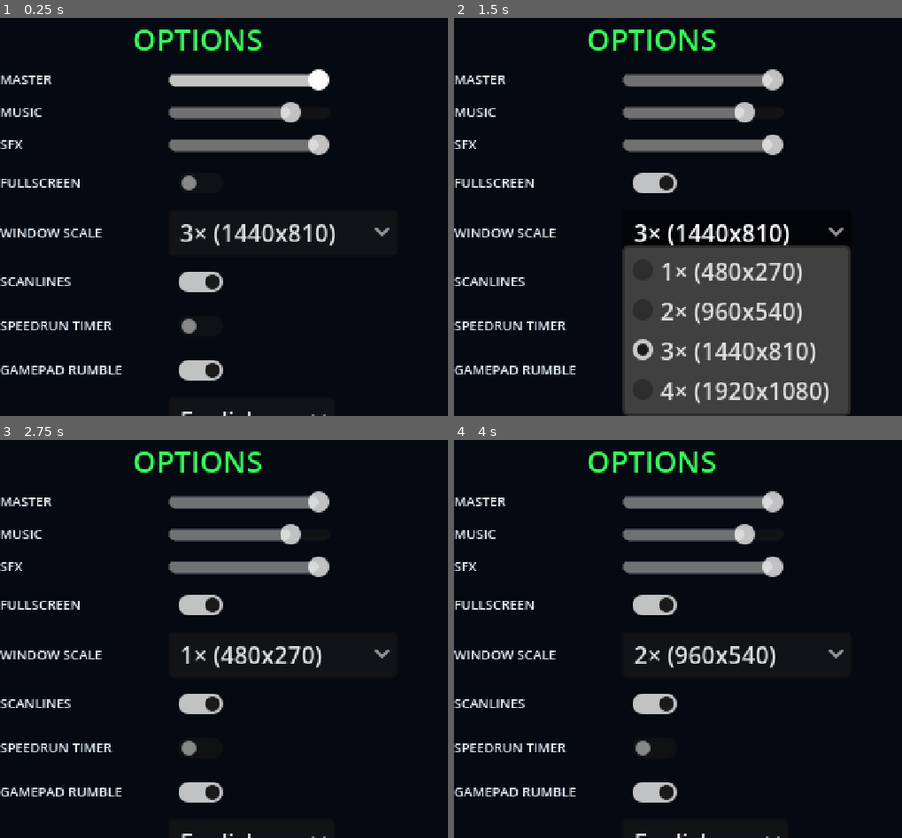
Above: before the commit, frames 1-4 (two rows, left to right).
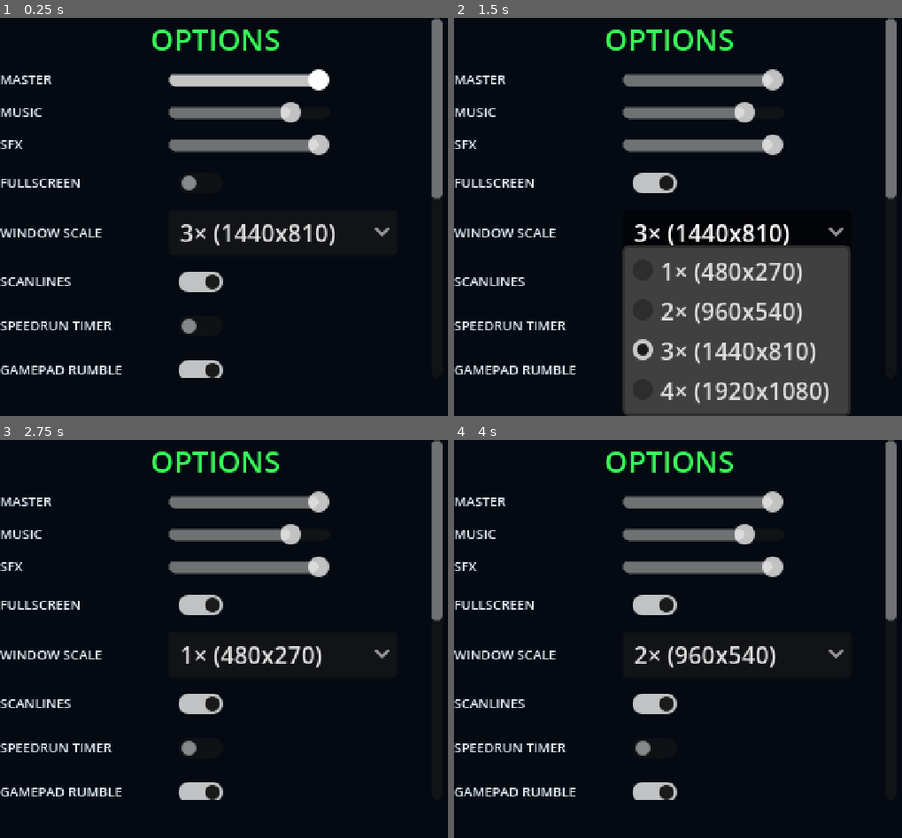
Above: after the commit, the same moments.

Repository: Flam-John/Credia-Guardians
Game: Godot game, scene res://scenes/ui/options_menu.tscn
Two runs of this game, one before a commit and one after it. Both use one fixed random seed, a clock stepped at 60 frames per second and the inputs below. This scene is started directly instead of the project's main scene.
Inputs (mouse positions are in pixels of both pictures, inside the frame that each line leads up to):
- Up to frame 1 (0.25 s): no input
- Up to frame 2 (1.5 s): click (655, 181) at 0.52 s; click "3× (1440x810)" at 1.25 s
- Up to frame 3 (2.75 s): click (201, 702) at 2.02 s
- Up to frame 4 (4 s): click "1× (480x270)" at 2.75 s; click (655, 746) at 3.52 s

The runs differ from the first frame. In frame 1, 2.4% of the frame differs, in the area x 30-99%, y 0-100%; in frame 2, 2.3%; in frame 3, 2.4%; in frame 4, 2.4%.

Commit message:
feat(ui): scrollable options menu
The options column outgrew the 270px screen (audio + video + language +
key binds). Wrap it in a ScrollContainer with follow_focus so keyboard/
gamepad navigation auto-scrolls; wheel scrolls the page. Sliders set
scrollable=false so wheel-scrolling past them cannot silently drift
volumes (review catch).

Diff:
--- a/src/ui/options_menu.gd
+++ b/src/ui/options_menu.gd
@@ -30,7 +30,17 @@
 		items.append(_bind_row(action))
 	items.append(UIKit.button(tr("RESET DEFAULTS"), _on_reset))
 	items.append(UIKit.button(tr("BACK"), _on_back))
-	add_child(UIKit.center(UIKit.menu_column(items)))
+	# the column outgrew the 270px screen (audio + video + language + keys):
+	# scroll it, and follow_focus keeps keyboard/gamepad navigation visible
+	var column := UIKit.menu_column(items)
+	column.size_flags_horizontal = Control.SIZE_EXPAND_FILL
+	var scroll := ScrollContainer.new()
+	scroll.follow_focus = true
+	scroll.horizontal_scroll_mode = ScrollContainer.SCROLL_MODE_DISABLED
+	scroll.vertical_scroll_mode = ScrollContainer.SCROLL_MODE_AUTO
+	scroll.custom_minimum_size = Vector2(300, 244)
+	scroll.add_child(column)
+	add_child(UIKit.center(scroll))
 	UIKit.grab_first_focus(self)
 
 
@@ -43,6 +53,8 @@
 	slider.step = 0.05
 	slider.value = _settings[section][key]
 	slider.custom_minimum_size = Vector2(110, 14)
+	# wheel must scroll the page, not silently drift the volume (review v1.8-1)
+	slider.scrollable = false
 	slider.value_changed.connect(func(v: float) -> void:
 		_settings[section][key] = v
 		_apply())
